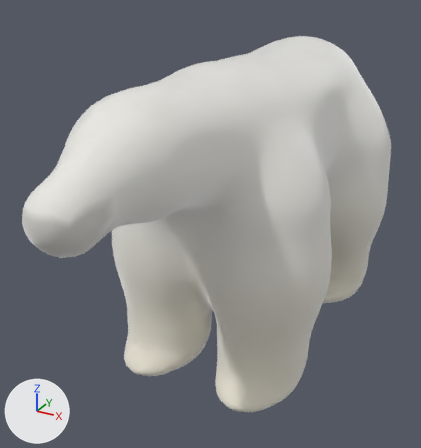
A saved change to the glTF model homeboxing/assets/orso.glb.
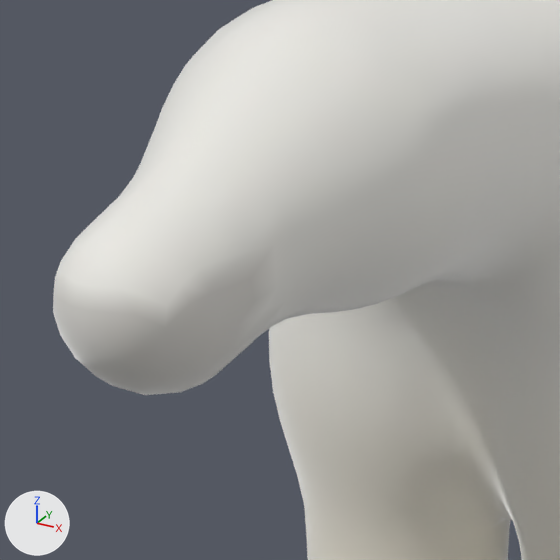
Old and new are each drawn whole from a camera (50 mm lens) standing at (0.931, -2.123, 1.481) and looking at (-0.068, -0.307, 0.573) and again close up on the part from 0% to 55% of the width and 21% to 73% of the height. Every picture has the same lights, and +X, +Y and +Z are marked at lower left. The first two pictures are the older version.

Objects in the first close-up: 'Orso'.
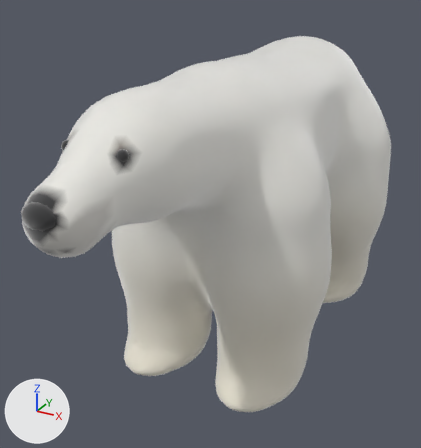
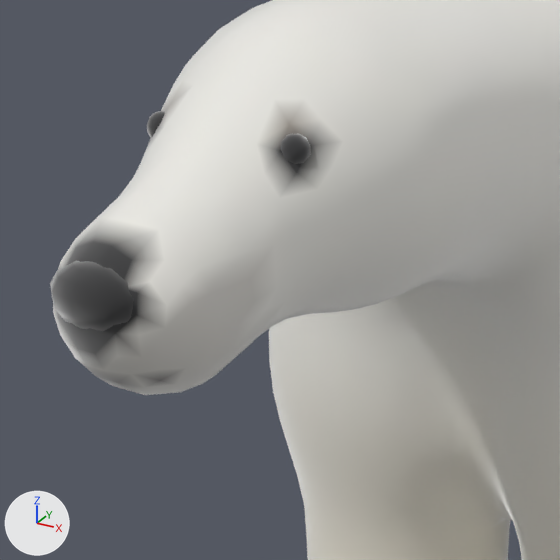
Pixel boxes [x1, y1, x2, y2] of what changed, in the close-ups (560 x 560 px; the box of a moved part takes in the faces that stretch with it):
```json
{"object": "Orso", "change": "reshaped", "before": [53, 0, 560, 560], "after": [50, 0, 560, 560]}
{"part": 1, "of": "me_mesh", "change": "moved or reshaped", "after": [50, 111, 311, 331], "on screen": "not visible before"}
{"part": 2, "of": "me_mesh", "change": "recoloured", "before": [53, 85, 341, 389], "after": [53, 85, 341, 389]}
```

Edits to the scene script, one JSON object a line:
```json
{"block": "me_mesh", "where": "# used by ob_orso; location = (0.0, 0.0, 0.0)"}
{"op": "remove", "block": "me_mesh", "code": "me_mesh.from_pydata(...)  # 5898 vertices, 11772 faces; spans x -0.45..0.45, y -1.26..0.74, z -0.03..1.21"}
{"op": "add", "block": "me_mesh", "code": "me_mesh.from_pydata(...)  # 5898 vertices, 11772 faces; spans x -0.45..0.45, y -1.27..0.74, z -0.03..1.21"}
{"block": "me_mesh", "change": "me_mesh part 1: 186 of 5898 vertices moved; they spanned x -0.07..0.07, y -1.21..-0.99, z 0.92..1.05 and now span x -0.1..0.1, y -1.27..-1.01, z 0.93..1.08; mean shift (0.0, -0.03, 0.02); largest move (-0.06, -0.99, 1.04) -> (0.04, -1.24, 0.94)"}
{"block": "me_mesh", "change": "me_mesh part 2: 116 kept faces spanning x -0.12..0.12, y -1.26..-0.99, z 0.85..1.11 get new vertex colours"}
```
